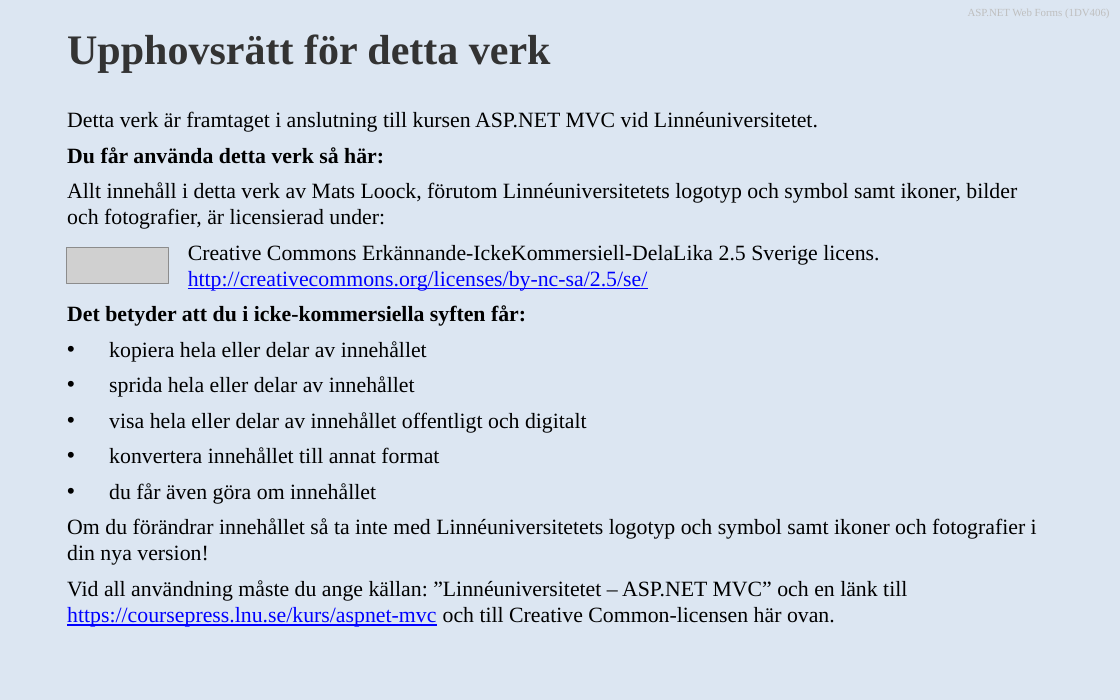
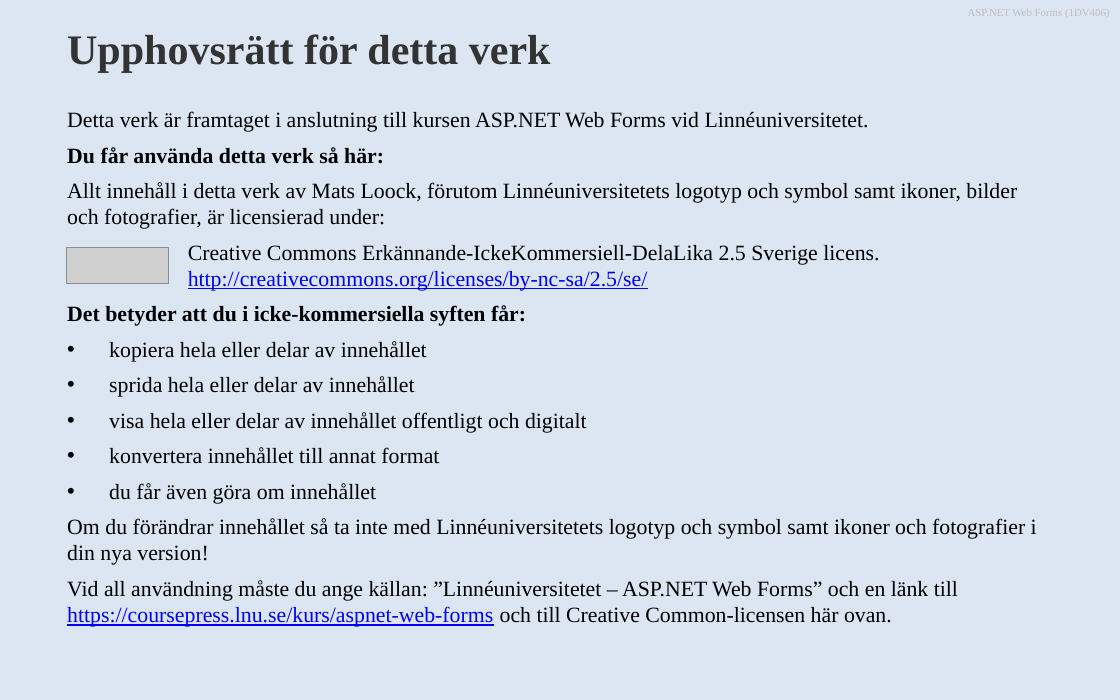
Before and after one commit to 1dv406/kursmaterial, a slide deck: slide 2 of Presentationsmaterial/Dokument/1.3 Serverkontroller.pptm. Drawn at 1120x700 pixels with LibreOffice and Linux fonts; fonts in the diff are those of the drawing; grey boxes stand for pictures; background and template pictures are left out. Boxes give left, top, right and bottom in pixels: in the first picture for what was removed or moved away, otherwise in the second. Text is boxed around its words. In the diff, an @@ line names an element or a change of style, - is before the commit and + after.

```diff
--- a/Presentationsmaterial/Dokument/1.3 Serverkontroller.pptm
+++ b/Presentationsmaterial/Dokument/1.3 Serverkontroller.pptm
@@ text at box(67, 111, 869, 132): text changed @@
-Detta verk är framtaget i anslutning till kursen ASP.NET MVC vid Linnéuniversitetet.
+Detta verk är framtaget i anslutning till kursen ASP.NET Web Forms vid Linnéuniversitetet.
@@ text at box(67, 580, 958, 627): text changed @@
-Vid all användning måste du ange källan: ”Linnéuniversitetet – ASP.NET MVC” och en länk till https://coursepress.lnu.se/kurs/aspnet-mvc och till Creative Common-licensen här ovan.
+Vid all användning måste du ange källan: ”Linnéuniversitetet – ASP.NET Web Forms” och en länk till https://coursepress.lnu.se/kurs/aspnet-web-forms och till Creative Common-licensen här ovan.
```
Also in this commit, not shown: 13 other files.
